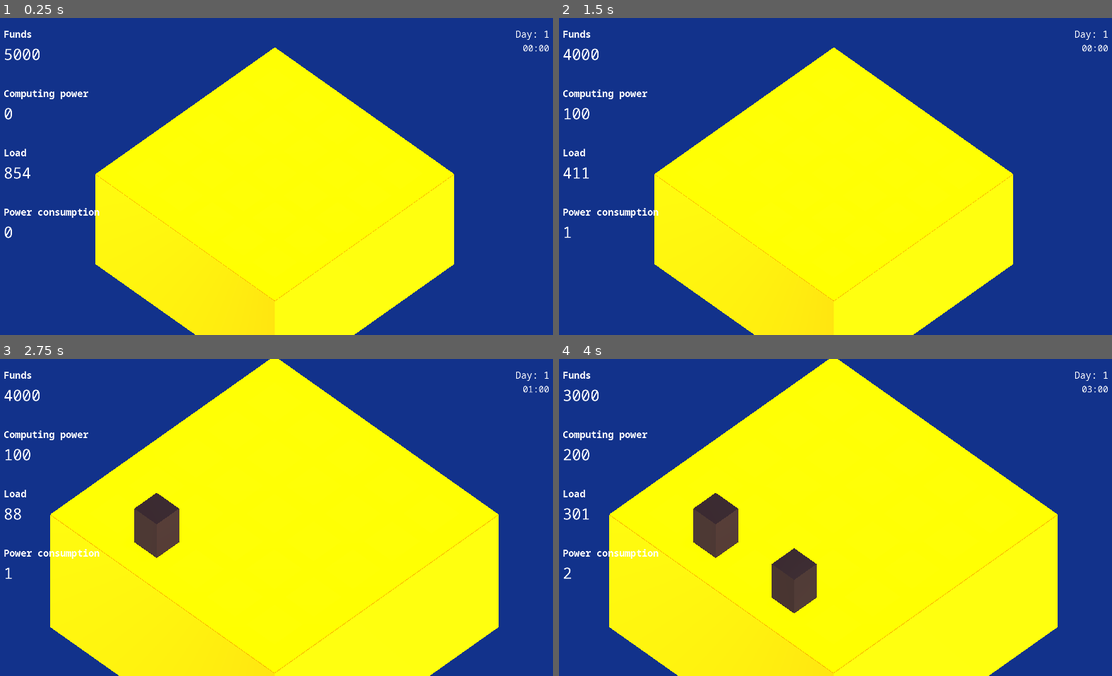
Above: before the commit, frames 1-4 (two rows, left to right).
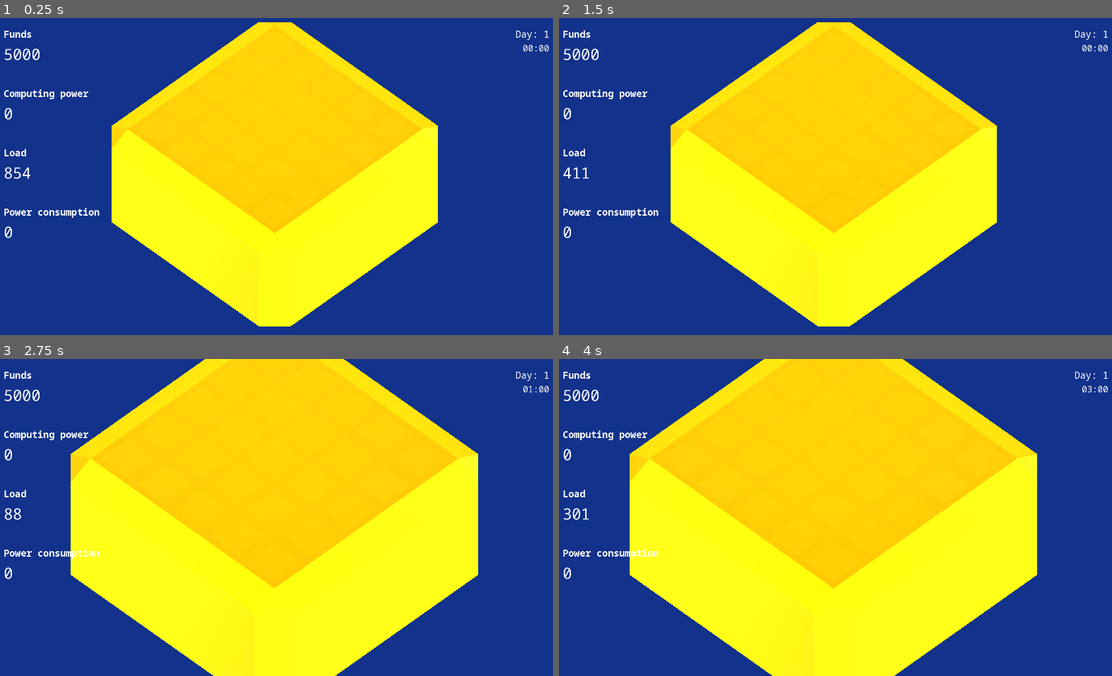
Above: after the commit, the same moments.

Repository: maroun-baydoun/will-it-scale
Game: Godot game, scene res://scenes/main.tscn
The game is run twice, just before and just after one commit, with the same random seed, the same clock (stepped at 60 frames per second) and the same inputs.
Inputs (mouse positions are in pixels of both pictures, inside the frame that each line leads up to):
- Up to frame 1 (0.25 s): no input
- Up to frame 2 (1.5 s): tap Enter at 0.5 s; move the mouse to (957, 160) at 0.52 s; hold Mouse wheel up (zoom_in) 0.53-1.28 s; click (957, 160) at 0.67 s; tap Space at 1.25 s; move the mouse to (724, 192) at 1.27 s; tap Mouse wheel down (zoom_out) at 1.35 s; click (724, 192) at 1.42 s
- Up to frame 3 (2.75 s): move the mouse to (331, 447) at 2.02 s; hold Mouse wheel up (zoom_in) from 2.03 s (still down); click (331, 447) at 2.17 s
- Up to frame 4 (4 s): tap Enter at 2.75 s; move the mouse to (807, 580) at 2.77 s; release Mouse wheel up (zoom_in) at 2.78 s; tap Mouse wheel down (zoom_out) at 2.85 s; click (807, 580) at 2.92 s; move the mouse to (1006, 565) at 3.52 s; hold Mouse wheel up (zoom_in) from 3.53 s (still down); click (1006, 565) at 3.67 s

The runs differ from the first frame. In frame 1, 30% of the frame differs, in the area x 17-83%, y 1-100%; in frame 2, 30%; in frame 3, 42%; in frame 4, 43%, in the area x 0-91%, y 0-100%.

Commit message:
Add a platform model

Diff:
--- a/scenes/grid-cell.tscn
+++ b/scenes/grid-cell.tscn
@@ -5,8 +5,9 @@
 [sub_resource type="StandardMaterial3D" id="StandardMaterial3D_m0d64"]
 resource_local_to_scene = true
 transparency = 1
-albedo_color = Color(1, 1, 0.0588235, 0.352941)
-emission_energy_multiplier = 1.01
+albedo_color = Color(1, 1, 0.0588235, 0.0941176)
+emission = Color(0.933333, 0.752941, 0.764706, 1)
+emission_energy_multiplier = 0.5
 refraction_scale = -1.0
 
 [sub_resource type="PlaneMesh" id="PlaneMesh_v7jgc"]
--- a/scenes/main.tscn
+++ b/scenes/main.tscn
@@ -1,7 +1,8 @@
-[gd_scene load_steps=19 format=3 uid="uid://bmrweoufl1pbi"]
+[gd_scene load_steps=16 format=3 uid="uid://bmrweoufl1pbi"]
 
 [ext_resource type="Script" path="res://scripts/main.gd" id="1_nvayq"]
 [ext_resource type="PackedScene" uid="uid://cqi6wbtu3vlap" path="res://scenes/server-container.tscn" id="2_n07kn"]
+[ext_resource type="ArrayMesh" uid="uid://diup5w1a033pu" path="res://assets/models/platform.obj" id="2_p8csb"]
 [ext_resource type="Script" path="res://scripts/camera-controller.gd" id="3_i8ue0"]
 [ext_resource type="PackedScene" uid="uid://bmci4bg3dbcar" path="res://gui/statistics-panel.tscn" id="3_ph4uk"]
 [ext_resource type="PackedScene" uid="uid://burvuv1q1oe1t" path="res://gui/date-time-display.tscn" id="6_bcuad"]
@@ -44,27 +45,8 @@
 volumetric_fog_length = 30.0
 adjustment_enabled = true
 
-[sub_resource type="StandardMaterial3D" id="StandardMaterial3D_cjept"]
-albedo_color = Color(1, 0.85098, 0, 1)
-emission_energy_multiplier = 11.3
-rim = 0.52
-rim_tint = 0.0
-ao_light_affect = 0.3
-
-[sub_resource type="PlaneMesh" id="PlaneMesh_mo708"]
-material = SubResource("StandardMaterial3D_cjept")
-size = Vector2(4, 4)
-
-[sub_resource type="ConcavePolygonShape3D" id="ConcavePolygonShape3D_tpmab"]
-data = PackedVector3Array(1, 0, 1, -1, 0, 1, 1, 0, -1, -1, 0, 1, -1, 0, -1, 1, 0, -1)
-
-[sub_resource type="StandardMaterial3D" id="StandardMaterial3D_kji3e"]
-albedo_color = Color(0.819608, 0.588235, 0, 0.815686)
-metallic = 0.37
-
-[sub_resource type="BoxMesh" id="BoxMesh_36swf"]
-material = SubResource("StandardMaterial3D_kji3e")
-size = Vector3(4, 2, 4)
+[sub_resource type="StandardMaterial3D" id="StandardMaterial3D_fneya"]
+albedo_color = Color(0.823529, 0.541176, 0, 1)
 
 [node name="Main" type="Node3D"]
 script = ExtResource("1_nvayq")
@@ -81,22 +63,6 @@
 
 [node name="WorldEnvironment" type="WorldEnvironment" parent="."]
 environment = SubResource("Environment_5qu0w")
-
-[node name="Floor" type="MeshInstance3D" parent="."]
-mesh = SubResource("PlaneMesh_mo708")
-
-[node name="StaticBody3D" type="StaticBody3D" parent="Floor"]
-
-[node name="CollisionShape3D" type="CollisionShape3D" parent="Floor/StaticBody3D"]
-shape = SubResource("ConcavePolygonShape3D_tpmab")
-
-[node name="ServerContainer" parent="Floor" instance=ExtResource("2_n07kn")]
-unique_name_in_owner = true
-
-[node name="MeshInstance3D" type="MeshInstance3D" parent="Floor"]
-transform = Transform3D(1, 0, 0, 0, 1, 0, 0, 0, 1, 2.08165e-12, -1.01, 2.08165e-12)
-mesh = SubResource("BoxMesh_36swf")
-skeleton = NodePath("../..")
 
 [node name="CameraContainer" type="Node3D" parent="."]
 script = ExtResource("3_i8ue0")
@@ -150,8 +116,20 @@
 transform = Transform3D(-4.37114e-08, 3.48787e-16, 1, 3.48787e-16, 1, -3.48787e-16, -1, 3.48787e-16, -4.37114e-08, -5.7262, 0, 8.67328)
 move_direction = -1
 
-[connection signal="computing_power_updated" from="Floor/ServerContainer" to="." method="_on_server_container_computing_power_updated"]
+[node name="Platform" type="Node3D" parent="."]
+
+[node name="ServerContainer" parent="Platform" instance=ExtResource("2_n07kn")]
+unique_name_in_owner = true
+transform = Transform3D(1, 0, 0, 0, 1, 0, 0, 0, 1, 2.08165e-12, 1, 2.08165e-12)
+
+[node name="PlatformMesh" type="MeshInstance3D" parent="Platform"]
+unique_name_in_owner = true
+material_override = SubResource("StandardMaterial3D_fneya")
+mesh = ExtResource("2_p8csb")
+skeleton = NodePath("../..")
+
 [connection signal="time_advanced" from="DateTimeManager" to="." method="_on_time_advanced"]
 [connection signal="timeout" from="DateTimeManager/GlobalTimer" to="DateTimeManager" method="_on_timer_timeout"]
 [connection signal="hourly_power_consumption_decreased" from="PowerManager" to="." method="_on_power_manager_hourly_power_consumption_decreased"]
 [connection signal="hourly_power_consumption_increased" from="PowerManager" to="." method="_on_power_manager_hourly_power_consumption_increased"]
+[connection signal="computing_power_updated" from="Platform/ServerContainer" to="." method="_on_server_container_computing_power_updated"]
--- a/scenes/server-container.tscn
+++ b/scenes/server-container.tscn
@@ -2,5 +2,5 @@
 
 [ext_resource type="Script" path="res://scripts/server-container.gd" id="1_is5c0"]
 
-[node name="server_container" type="Node"]
+[node name="server_container" type="Node3D"]
 script = ExtResource("1_is5c0")
--- a/scripts/main.gd
+++ b/scripts/main.gd
@@ -1,8 +1,8 @@
 extends Node3D
 
-@onready var floor = $Floor
+
 @onready var server_container: ServerContiner = %ServerContainer
-
+@onready var platform_mesh : MeshInstance3D = %PlatformMesh
 @onready var server_scene: PackedScene = load("res://scenes/server.tscn")
 @onready var grid_cell_scene: PackedScene = load("res://scenes/grid-cell.tscn")
 
@@ -18,13 +18,13 @@
 
 
 func _ready():
-	const Z = 0.015
+	const Y := 1.0001
 
 	var origins = []
 
 	for i in range(-2, 3):
 		for j in range(-2, 3):
-			origins.append(Vector3(0.7 * i, Z ,0.7 * j))
+			origins.append(Vector3(0.65 * i, Y ,0.65 * j))
 
 
 	var index: int = 0
@@ -36,7 +36,7 @@
 
 		grid_cell.clicked.connect(_on_grid_cell_clicked)
 
-		floor.add_child(grid_cell)
+		platform_mesh.add_child(grid_cell)
 
 		index+=1
 
--- a/scripts/server.gd
+++ b/scripts/server.gd
@@ -20,8 +20,7 @@
 	var tween = get_tree().create_tween()
 	tween.set_trans(Tween.TRANS_BOUNCE)
 
-	tween.tween_property(self, "transform:origin:y", height / 2, 0.5)
-
+	tween.tween_property(self, "transform:origin:y", height / 2 , 0.5)
 
 	animate_price()
 
Not shown, added: assets/models/platform.mtl
Not shown, added: assets/models/platform.obj
Not shown, added: assets/models/platform.obj.import
Not shown, added: assets/blender/cloud.blend
Not shown, added: assets/blender/platform.blend
